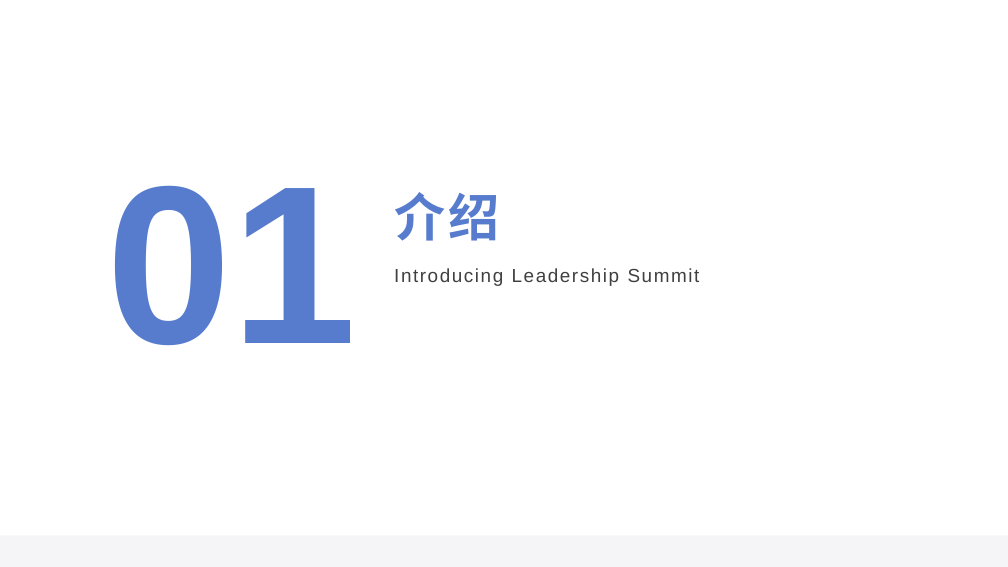
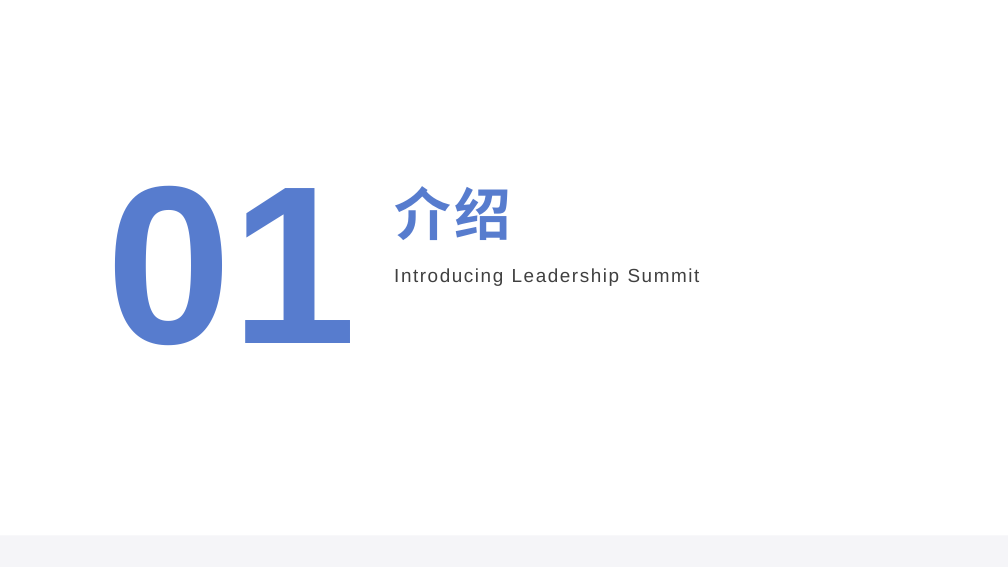
Before and after one commit to GLgele/public-temps, a slide deck: slide 2 of Leadership Summit 2021/开幕(2)(1).pptx. Drawn at 1008x567 pixels with LibreOffice and Linux fonts; fonts in the diff are those of the drawing. Boxes give left, top, right and bottom in pixels: in the first picture for what was removed or moved away, otherwise in the second. Text is boxed around its words. In the diff, an @@ line names an element or a change of style, - is before the commit and + after.

```diff
--- a/Leadership Summit 2021/开幕(2)(1).pptx
+++ b/Leadership Summit 2021/开幕(2)(1).pptx
@@ title "介绍" at box(394, 186, 511, 240): size 48.6 to 54 pt @@
```
Also in this commit, not shown: 7 other slides changed.
